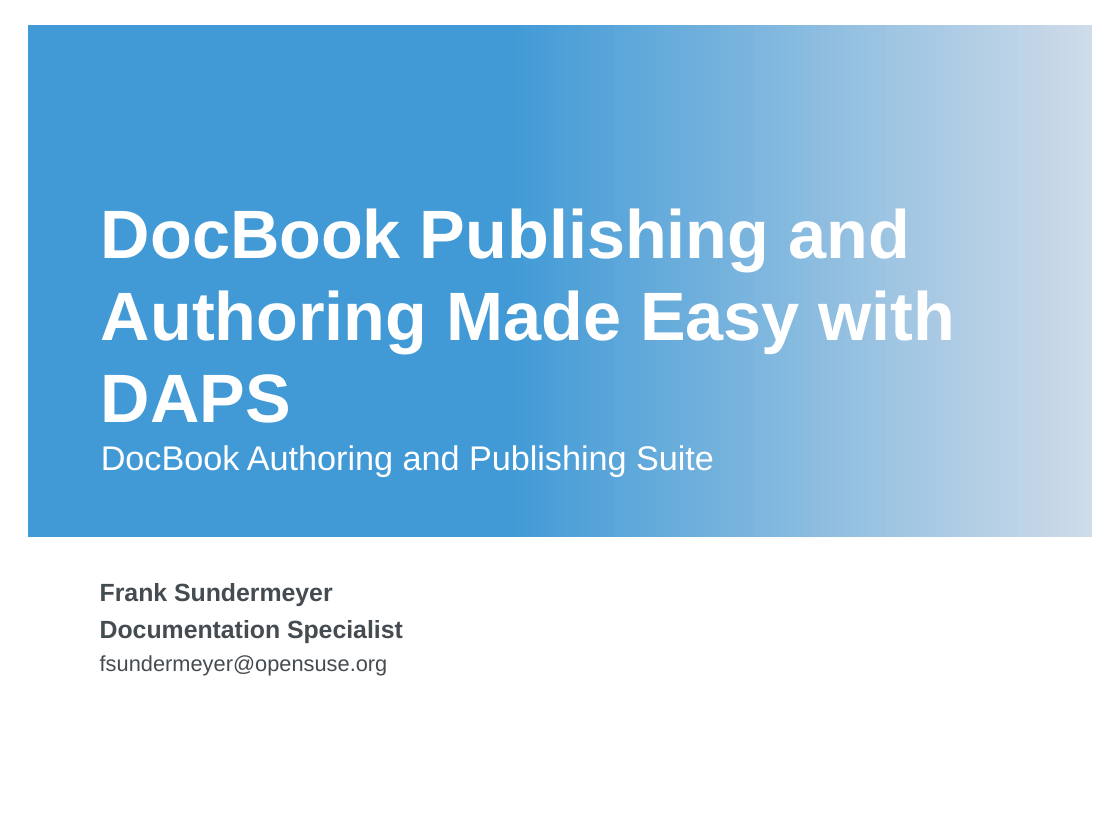
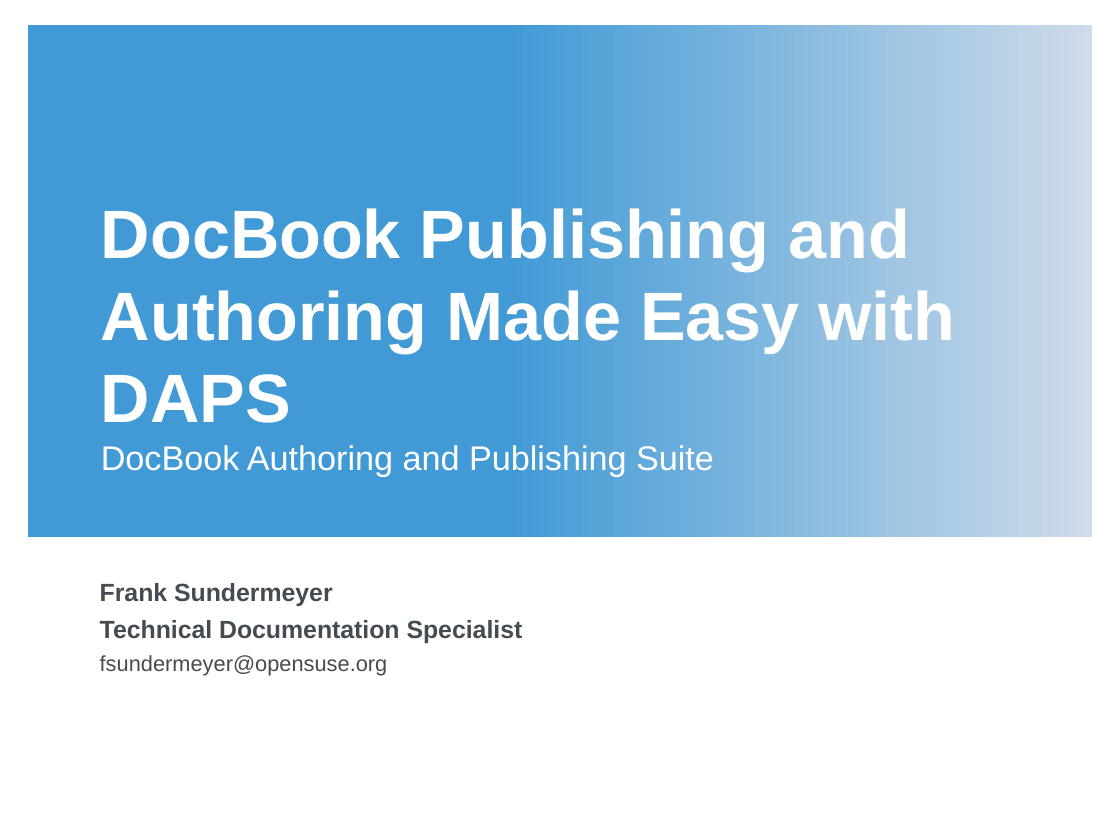
Before and after one commit to openSUSE/daps, a slide deck: slide 1 of doc/presentation/daps_linuxtag_2012.odp. Drawn at 1120x840 pixels with LibreOffice and Linux fonts; fonts in the diff are those of the drawing; background and template pictures are left out. Boxes give left, top, right and bottom in pixels: in the first picture for what was removed or moved away, otherwise in the second. Text is boxed around its words. In the diff, an @@ line names an element or a change of style, - is before the commit and + after.

```diff
--- a/doc/presentation/daps_linuxtag_2012.odp
+++ b/doc/presentation/daps_linuxtag_2012.odp
@@ subtitle at (100,620,523,643): text changed @@
-Documentation Specialist
+Technical Documentation Specialist
```
Also in this commit, not shown: 4 other slides changed.
